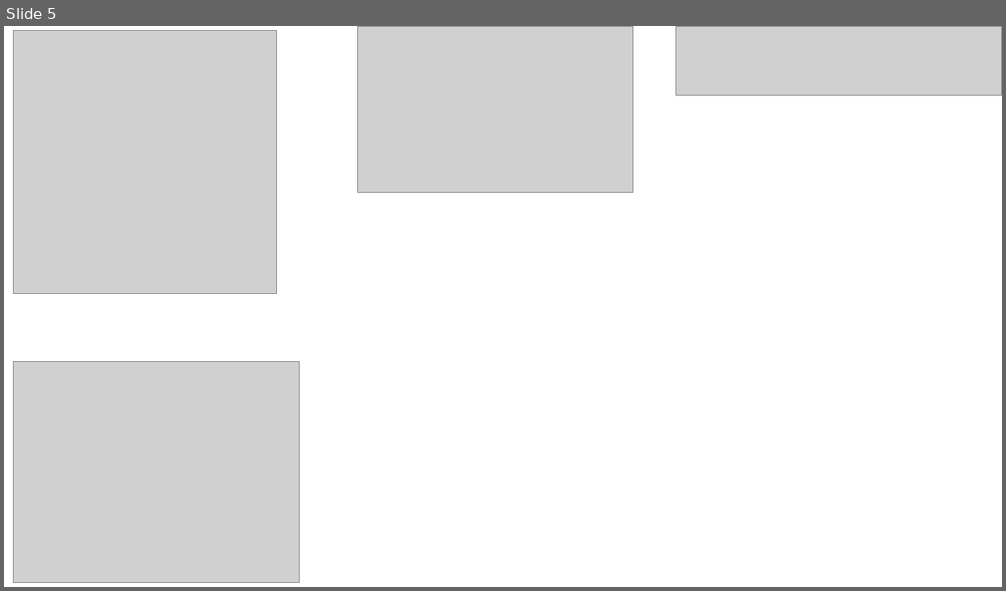
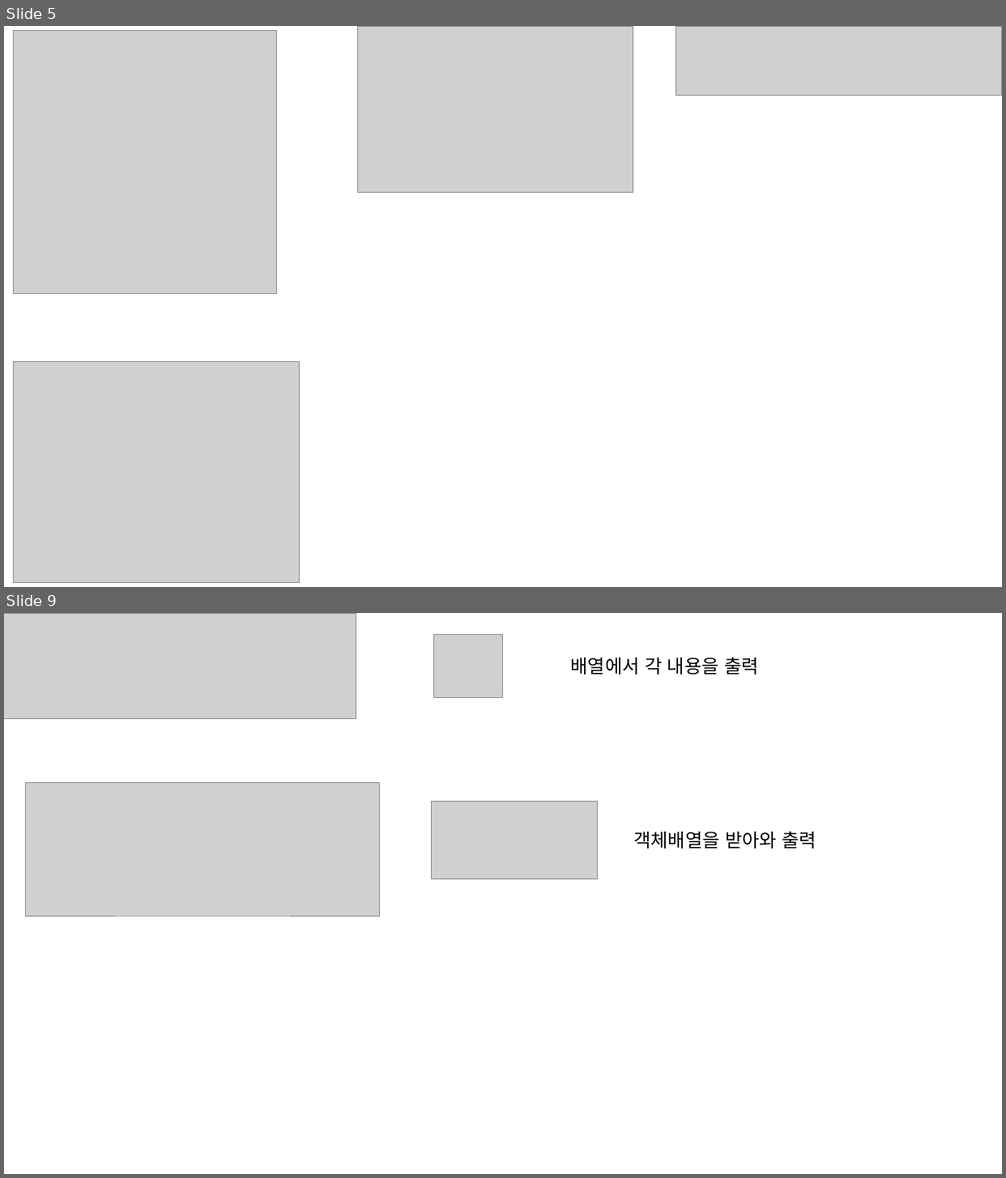
Before and after one commit to HSungJun/AfterSemi, a slide deck: react/React.pptx. Shown one above the other, each under a label of ours: slide 5 before the commit, slides 5 and 9 after it; the slides between them are not shown. The pictures are 1006x591 and 1006x1178 pixels, drawn with LibreOffice and Linux fonts; fonts in the diff are those of the drawing; grey boxes stand for pictures. Boxes give left, top, right and bottom in pixels: in the first picture for what was removed or moved away, otherwise in the second. Text is boxed around its words. In the diff, an @@ line names an element or a change of style, - is before the commit and + after.

```diff
--- a/react/React.pptx
+++ b/react/React.pptx
@@ slide 9 added at bbox=[4, 613, 1002, 1174], background #FFFFFF @@
@@ picture added at bbox=[4, 613, 356, 719] @@
@@ picture added at bbox=[434, 635, 503, 697] @@
@@ text added at bbox=[571, 657, 759, 675], 18 pt, text #000000 @@
+배열에서 각 내용을 출력
@@ picture added at bbox=[26, 783, 380, 916] @@
@@ picture added at bbox=[432, 802, 599, 879] @@
@@ text added at bbox=[633, 831, 816, 849], 18 pt, text #000000 @@
+객체배열을 받아와 출력
```
Also in this commit, not shown: 4 other slides added, 1 slide removed, 41 other files.
